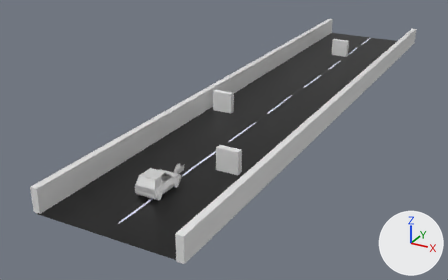
An edit to the glTF model common/models/carRoad2/carRoad2.gltf, drawn before and after from the same camera.
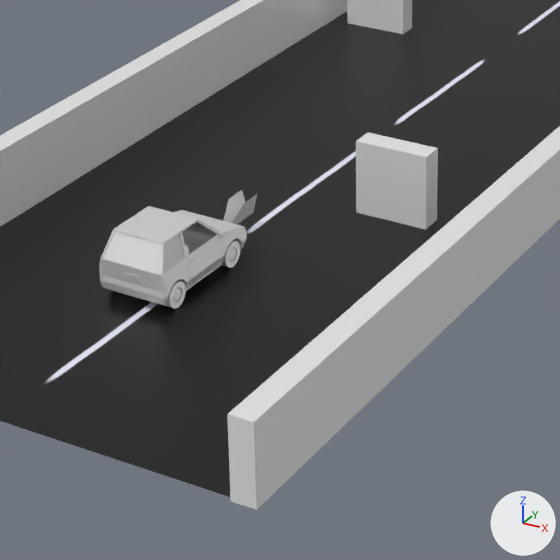
Each version is shown whole from a camera (50 mm lens) standing at (24.2, -35.8, 22.4) and looking at (-4.4, 16.3, -3.7), then close up on the part from 23% to 63% of the width and 37% to 100% of the height. Every picture has the same lights, and +X, +Y and +Z are marked at lower right. Where no turn or scale is listed for an object, it has been applied to the vertices.
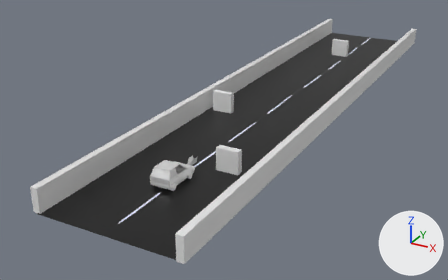
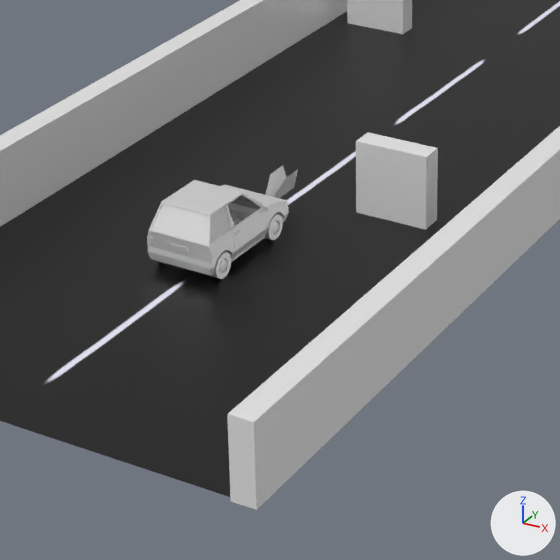
Patch to the scene script:
```diff
--- a/common/models/carRoad2/carRoad2.gltf.py
+++ b/common/models/carRoad2/carRoad2.gltf.py
@@ ob_carbody @@
 ob_carbody = bpy.data.objects.new('carbody', me_circle_073)
-ob_carbody.location = (-0.15, -1.72, 0.0)
+ob_carbody.location = (0.0, 0.0, 0.0)
```

Pixel boxes [x1, y1, x2, y2] of what changed, in the close-ups (560 x 560 px):
'carbody', moved
    before: [99, 190, 257, 309]
    after: [147, 165, 298, 279]
